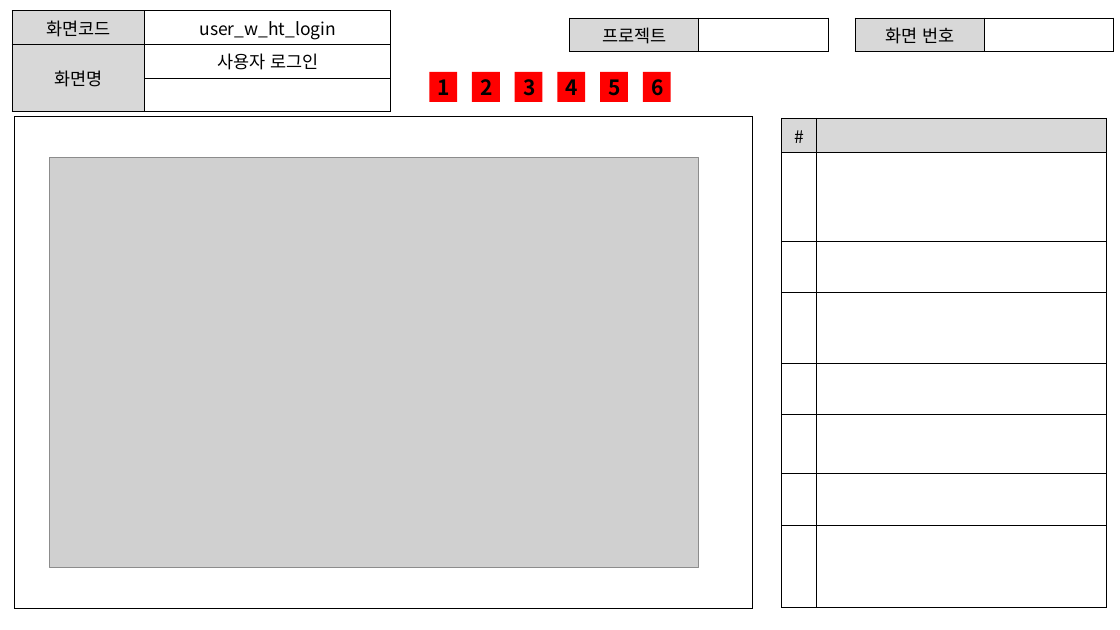
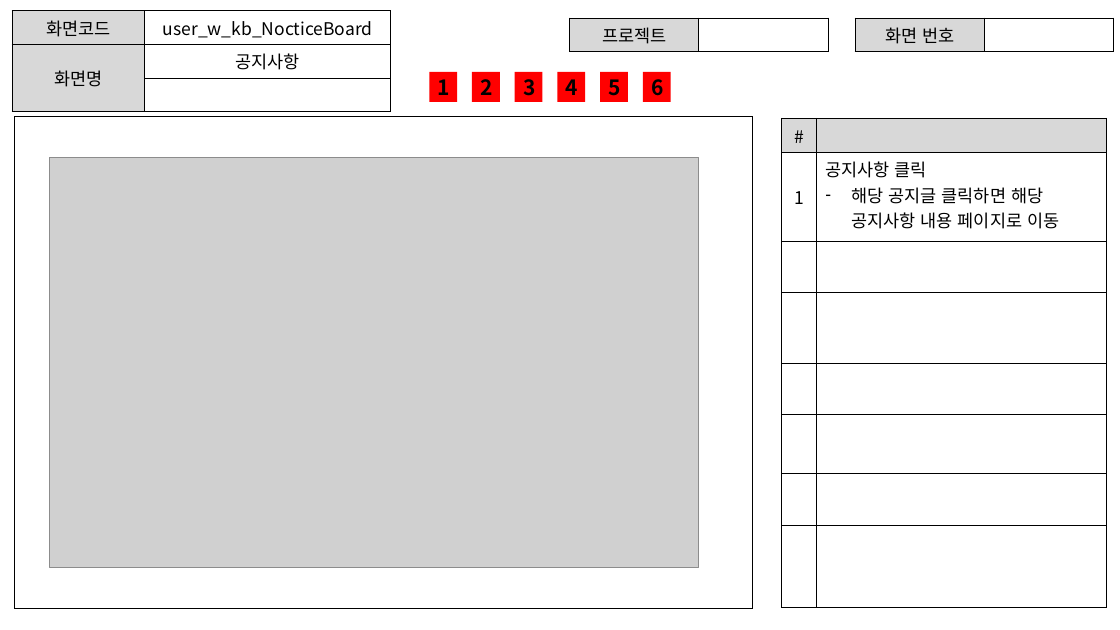
Before and after one commit to ezenteam2/EzenCrowdFunding, a slide deck: slide 3 of project03 화면설계서/project03 - 화면 설계서 - 기범.pptx. Drawn at 1120x630 pixels with LibreOffice and Linux fonts; fonts in the diff are those of the drawing; grey boxes stand for pictures. Boxes give left, top, right and bottom in pixels: in the first picture for what was removed or moved away, otherwise in the second. Text is boxed around its words. In the diff, an @@ line names an element or a change of style, - is before the commit and + after.

```diff
--- a/project03 화면설계서/project03 - 화면 설계서 - 기범.pptx
+++ b/project03 화면설계서/project03 - 화면 설계서 - 기범.pptx
@@ table at [12,11,391,99] @@
-row 1, column 2: user_w_ht_login
+row 1, column 2: user_w_kb_NocticeBoard
-row 2, column 2: 사용자 로그인
+row 2, column 2: 공지사항
@@ table at [782,118,1107,607] @@
+row 2: 1 | 공지사항 클릭 / 해당 공지글 클릭하면 해당 공지사항 내용 페이지로 이동
-row 8:  | 
```
Also in this commit, not shown: 7 other slides changed, 12 slides added, 8 other files.
